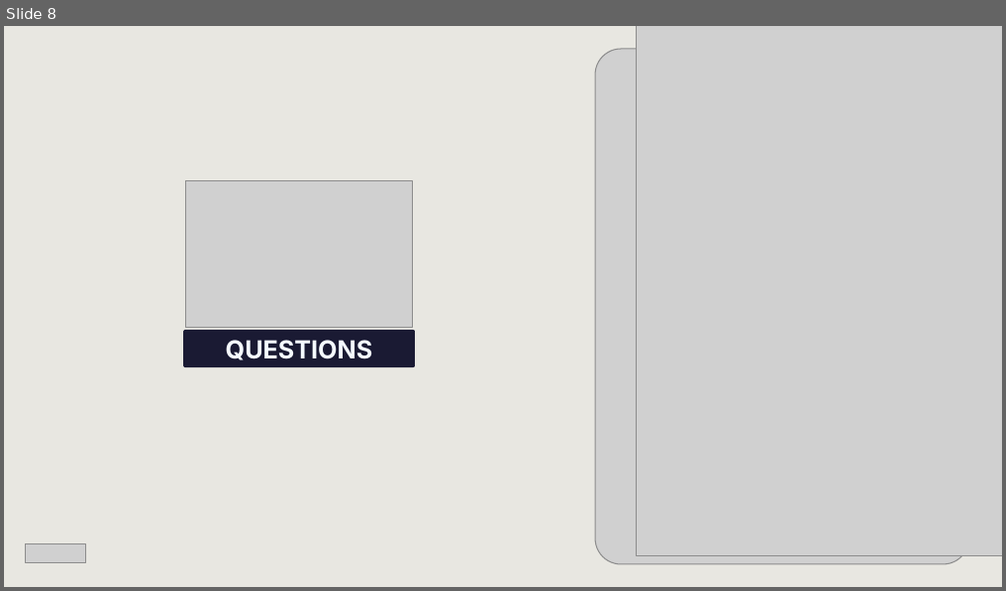
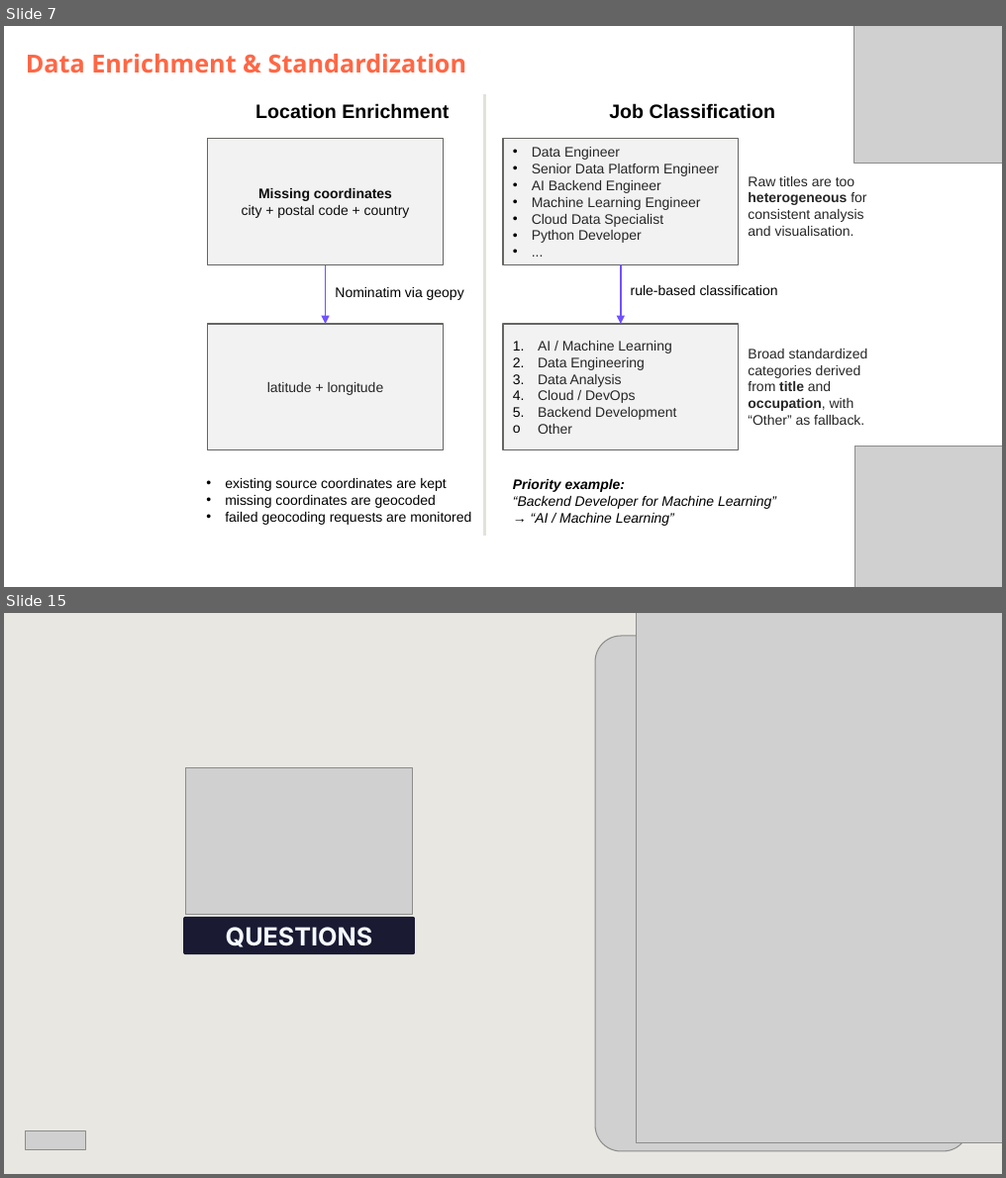
Before and after one commit to DataScientest-Studio/jun26bde-job-market, a slide deck: docs/defence/Defence.pptx. Shown one above the other, each under a label of ours: slide 8 before the commit, slides 7 and 15 after it; the slides between them are not shown. The pictures are 1006x591 and 1006x1178 pixels, drawn with LibreOffice and Linux fonts; fonts in the diff are those of the drawing; grey boxes stand for pictures; background and template pictures are left out. Boxes give left, top, right and bottom in pixels: in the first picture for what was removed or moved away, otherwise in the second. Text is boxed around its words. In the diff, an @@ line names an element or a change of style, - is before the commit and + after.

```diff
--- a/docs/defence/Defence.pptx
+++ b/docs/defence/Defence.pptx
@@ slide 7 added at (4, 26, 1002, 587), background #FFFFFF @@
@@ subtitle added at (26, 54, 466, 74), 18 pt, text #FF6745, bold @@
+Data Enrichment & Standardization
@@ picture added at (854, 26, 1002, 164) @@
@@ text added at (255, 103, 449, 119), 14 pt, text #000000, bold @@
+Location Enrichment
@@ line added from (485, 95) to (485, 536), #E3E2DC 2.25 pt @@
@@ text added at (609, 103, 776, 119), 14 pt, text #000000, bold @@
+Job Classification
@@ rectangle added at (208, 139, 444, 266), fill #F2F2F2, outline #666563 1 pt, 10 pt, text #0D0D0D @@
+Missing coordinates
+city + postal code + country
@@ rectangle added at (503, 139, 739, 266), fill #F2F2F2, outline #666563 1 pt, 10 pt, text #262626 @@
+• Data Engineer
+• Senior Data Platform Engineer
+• AI Backend Engineer
+• Machine Learning Engineer
+• Cloud Data Specialist
+• Python Developer
+• ...
@@ text added at (747, 176, 866, 236), 10 pt, text #262626 @@
+Raw titles are too heterogeneous for consistent analysis and visualisation.
@@ arrow added from (326, 266) to (326, 324), #7151FD 1.25 pt @@
@@ text added at (335, 287, 464, 300), 10 pt, text #000000 @@
+Nominatim via geopy
@@ arrow added from (621, 266) to (621, 324), #7151FD 1.25 pt @@
@@ text added at (631, 285, 778, 295), 10 pt, text #000000 @@
+rule-based classification
@@ rectangle added at (208, 324, 444, 451), fill #F2F2F2, outline #666563 1 pt, 10 pt, text #262626 @@
+latitude + longitude
@@ rectangle added at (503, 324, 739, 451), fill #F2F2F2, outline #666563 1 pt, 10 pt, text #262626 @@
+1. AI / Machine Learning
+2. Data Engineering
+3. Data Analysis
+4. Cloud / DevOps
+5. Backend Development
+o Other
@@ text added at (747, 349, 868, 425), 10 pt, text #262626 @@
+Broad standardized categories derived from title and occupation, with “Other” as fallback.
@@ picture added at (854, 446, 1002, 587) @@
@@ text added at (225, 478, 471, 525), 10 pt, text #000000 @@
+• existing source coordinates are kept
+• missing coordinates are geocoded
+• failed geocoding requests are monitored
@@ text added at (513, 479, 776, 526), 10 pt, text #000000, italic @@
+Priority example:
+“Backend Developer for Machine Learning” → “AI / Machine Learning”
@@ what was slide 8 is now slide 15 @@
```
Also in this commit, not shown: 5 slides changed, 8 other slides added, 2 slides removed, 33 other files.
